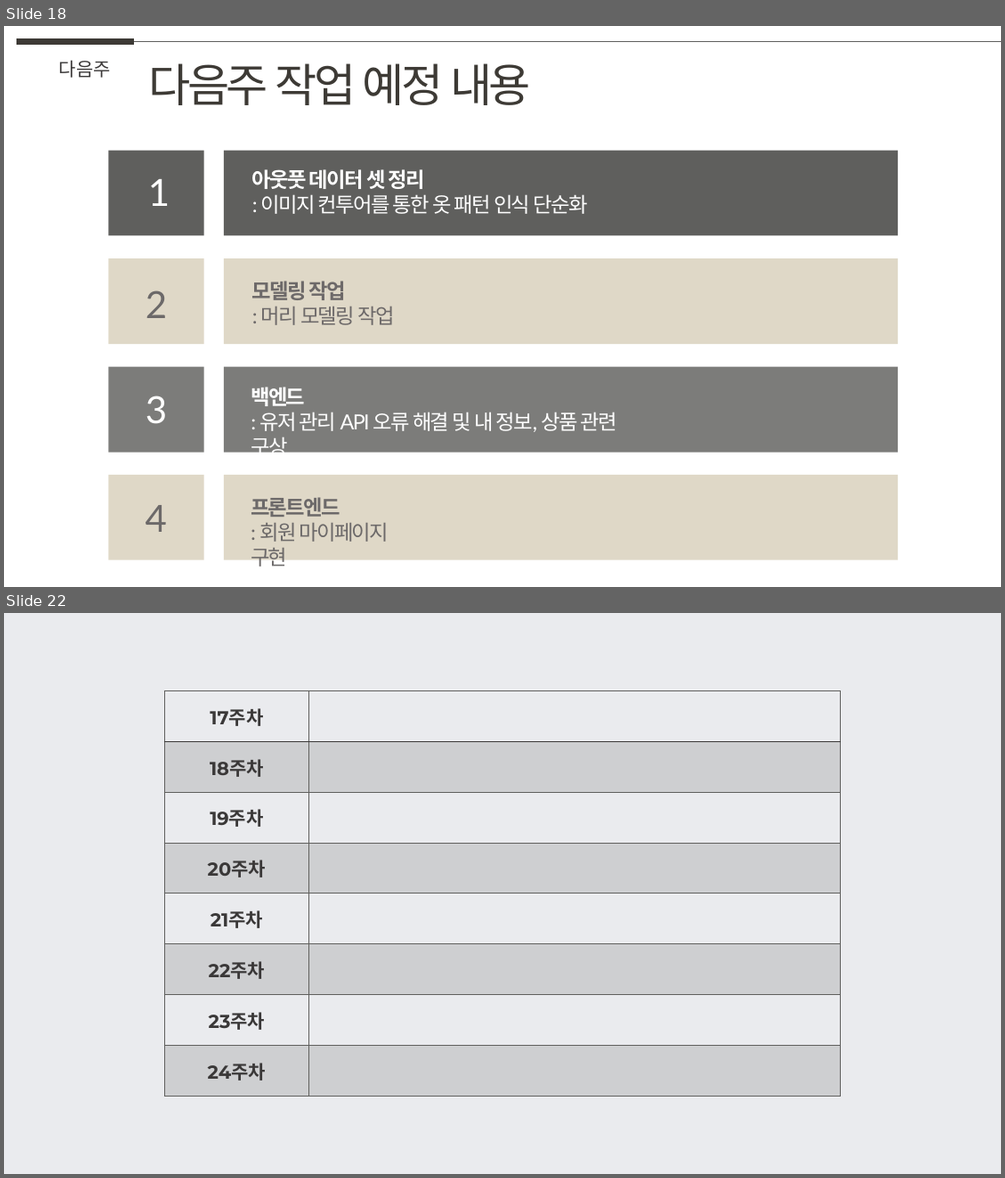
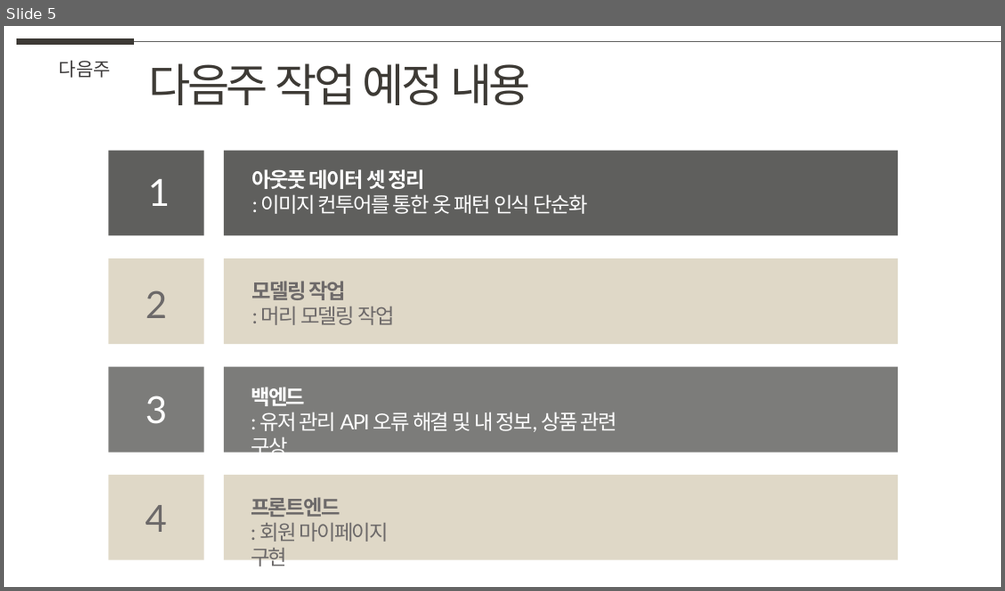
Before and after one commit to weaknessHero/Project_AvatarS, a slide deck: 발표자료/업데이트/LJJppt.pptx. Shown one above the other, each under a label of ours: slides 18 and 22 before the commit, slide 5 after it; the slides between them are not shown. The pictures are 1005x1178 and 1005x591 pixels, drawn with LibreOffice and Linux fonts; fonts in the diff are those of the drawing. Boxes give left, top, right and bottom in pixels: in the first picture for what was removed or moved away, otherwise in the second. Text is boxed around its words. In the diff, an @@ line names an element or a change of style, - is before the commit and + after.

```diff
--- a/발표자료/업데이트/LJJppt.pptx
+++ b/발표자료/업데이트/LJJppt.pptx
@@ slide 22 removed at <box>4,613,1001,1174</box>, background #EAEBEE @@
@@ table removed at <box>164,690,840,1095</box>, 8 rows, 2 columns @@
-17주차 | 
-18주차 | 
-19주차 | 
-20주차 | 
-21주차 | 
-22주차 | 
-23주차 | 
-24주차 | 
@@ what was slide 18 is now slide 5 @@
```
Also in this commit, not shown: 1 slide added, 18 other slides removed, 1 other file.
